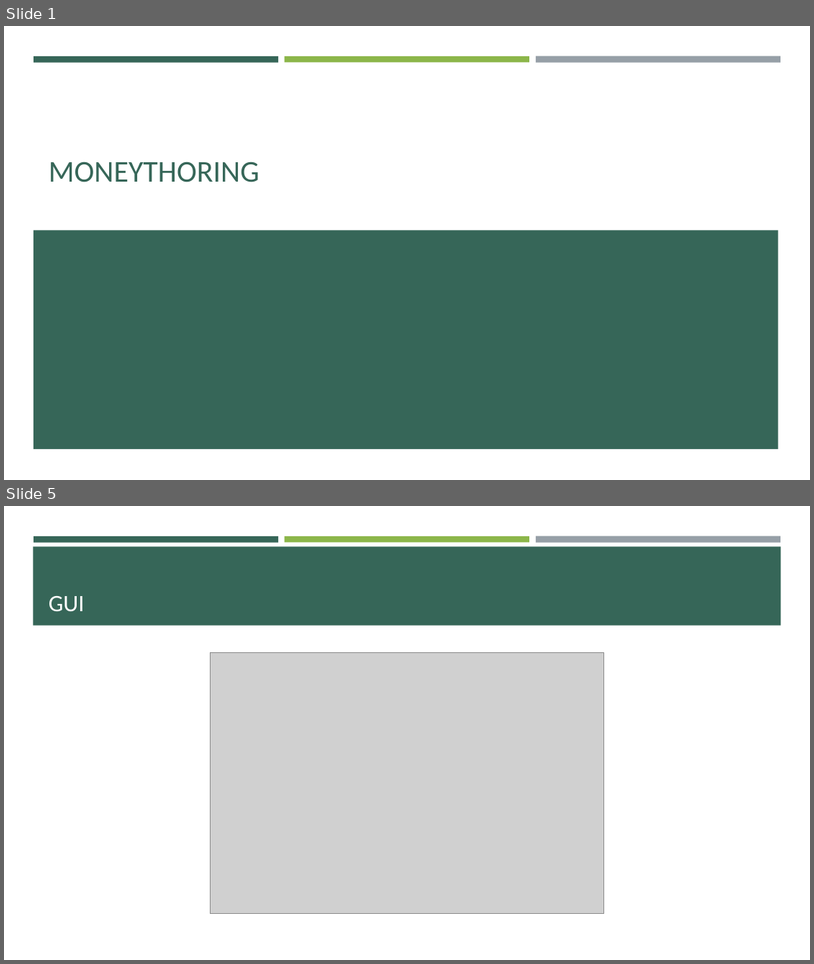
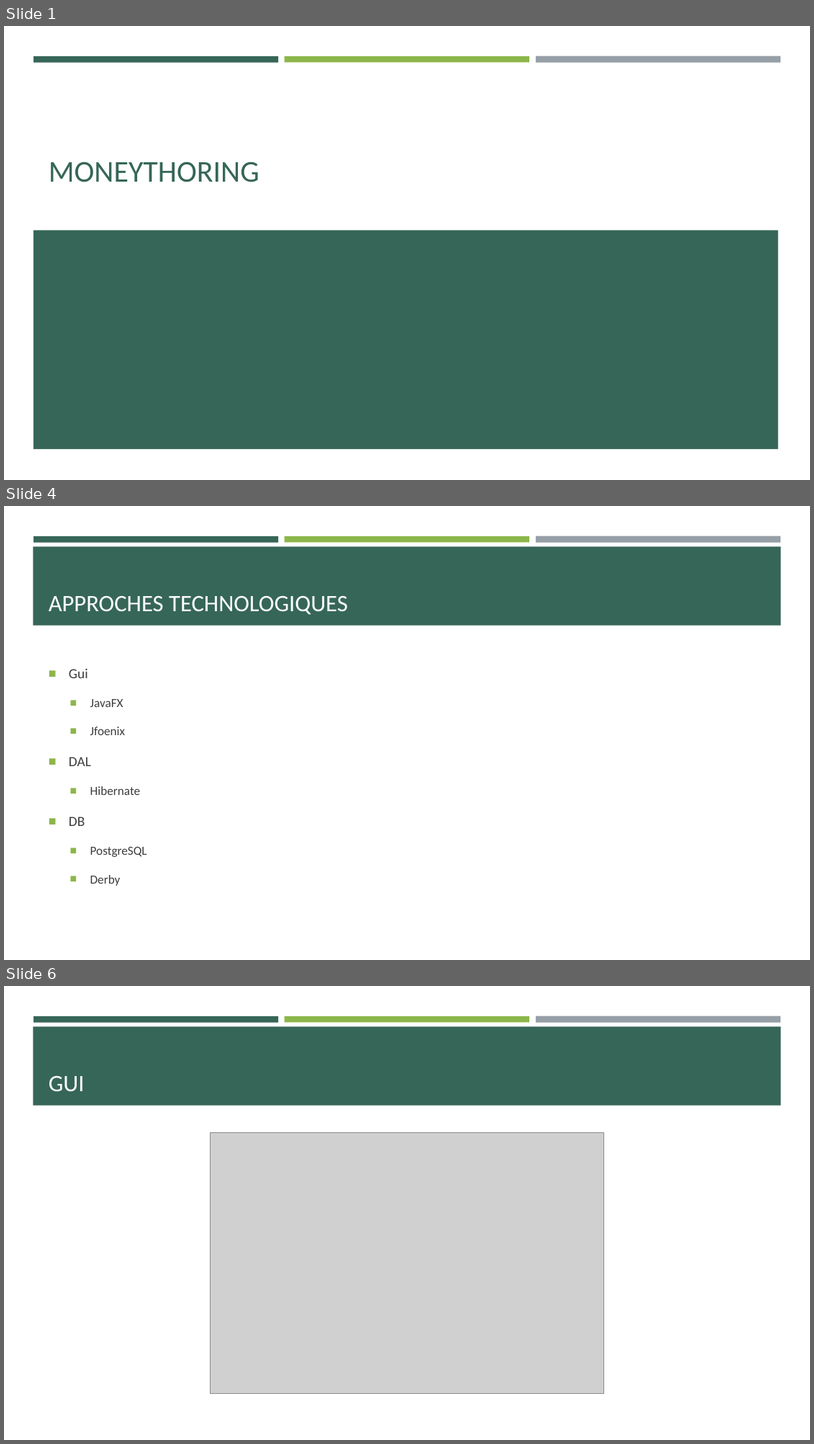
Before and after one commit to Angorance/HEIGVD_MoneyThoring, a slide deck: MoneyThoring.pptx. Shown one above the other, each under a label of ours: slides 1 and 5 before the commit, slides 1, 4 and 6 after it; the slides between them are not shown. The pictures are 814x964 and 814x1444 pixels, drawn with LibreOffice and Linux fonts; fonts in the diff are those of the drawing; grey boxes stand for pictures. Boxes give left, top, right and bottom in pixels: in the first picture for what was removed or moved away, otherwise in the second. Text is boxed around its words. In the diff, an @@ line names an element or a change of style, - is before the commit and + after.

```diff
--- a/MoneyThoring.pptx
+++ b/MoneyThoring.pptx
@@ slide 4 added at [4, 506, 810, 960], background #FFFFFF; not listed: 4 template elements that a slide beside it also shows @@
@@ title added at [49, 596, 348, 615], 28 pt, text #FFFFFF @@
+APPROCHES TECHNOLOGIQUES
@@ text added at [69, 668, 147, 885], 14.8 pt, text #3D3D3D @@
+■ Gui
+  ■ JavaFX
+  ■ Jfoenix
+■ DAL
+  ■ Hibernate
+■ DB
+  ■ PostgreSQL
+  ■ Derby
@@ what was slide 5 is now slide 6 @@
```
Also in this commit, not shown: 3 slides changed, 5 other slides added, 3 slides removed.
